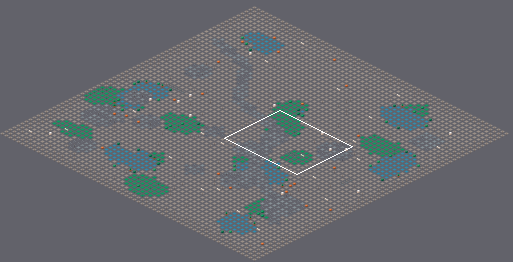
Two states of a Tiled map (JSON), content/areas/soggy-bog.tmj. The first picture is a wide view before the edit; the outline marks the close-up.
Close-up. Old version:
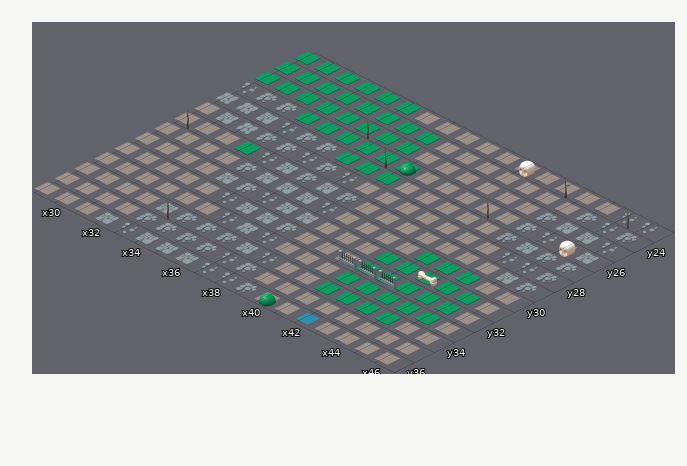
Cells are 192x96 px. Isometric: x runs down to the right, y down to the left. Shown: x 29..46, y 23..36. The commit also changed other parts of the map, which this record leaves out.
After the commit:
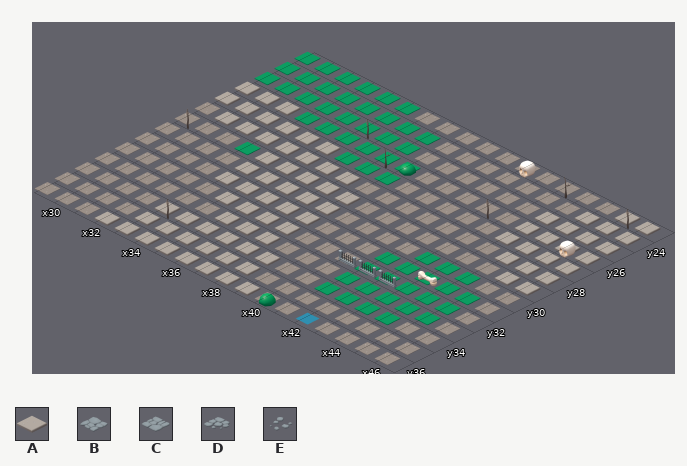
Key: from "kaykit": A 11 "halloween_floor_dirt", B 12 "halloween_path_A", C 13 "halloween_path_B", D 14 "halloween_path_C", E 15 "halloween_path_D".
_ is an empty cell.
The edit:
Layer "floor":
y 23: x 45..46 EE -> AA
y 24: x 44..46 DED -> AAA
y 25: x 43..46 DCCE -> AAAA
y 26: x 29..31 EDD -> AAA; x 43..46 DEEC -> AAAA
y 27: x 29..34 BBCEDD -> AAAAAA; x 43..46 DCDD -> AAAA
y 28: x 30..36 CBDDEDE -> AAAAAAA; x 44..46 EED -> AAA
y 29: x 33..37 ECDCD -> AAAAA; x 45..46 CD -> AA
y 30: x 33..37 DCCCE -> AAAAA
y 31: x 33..37 CDECC -> AAAAA
y 32: x 34..37 ECCD -> AAAA
y 33: x 35..37 EBE -> AAA
y 34: x 33..38 CDDDCE -> AAAAAA
y 35: x 33..38 DDDDED -> AAAAAA
y 36: x 32..39 CECCCEED -> AAAAAAAA
